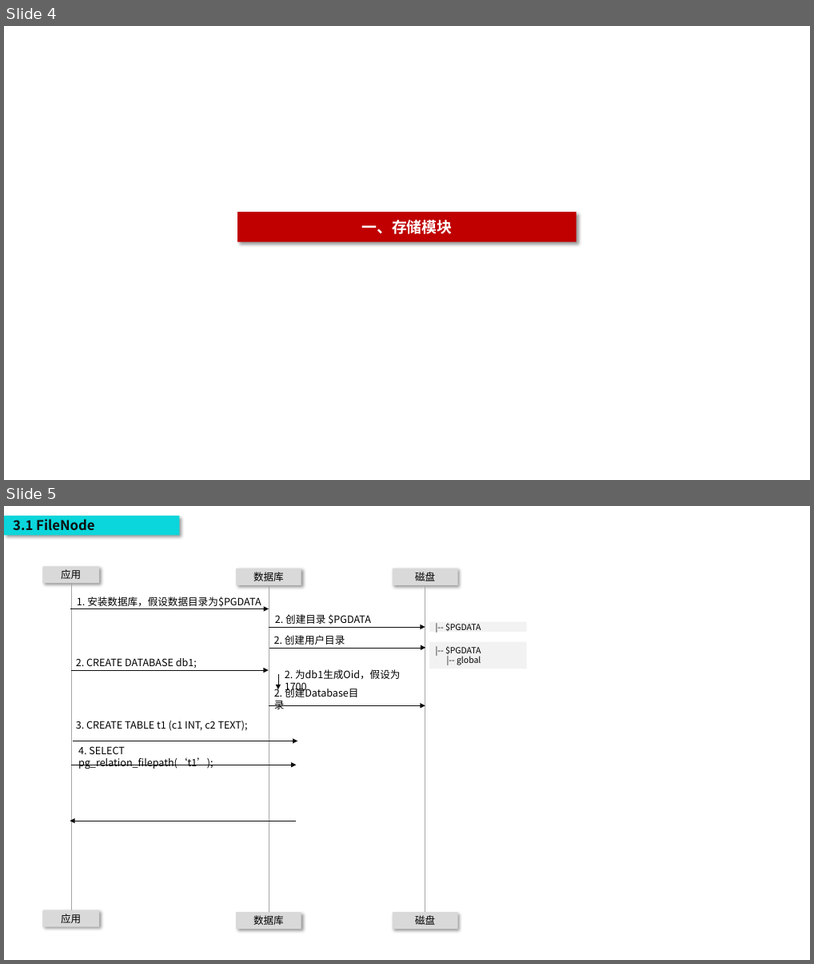
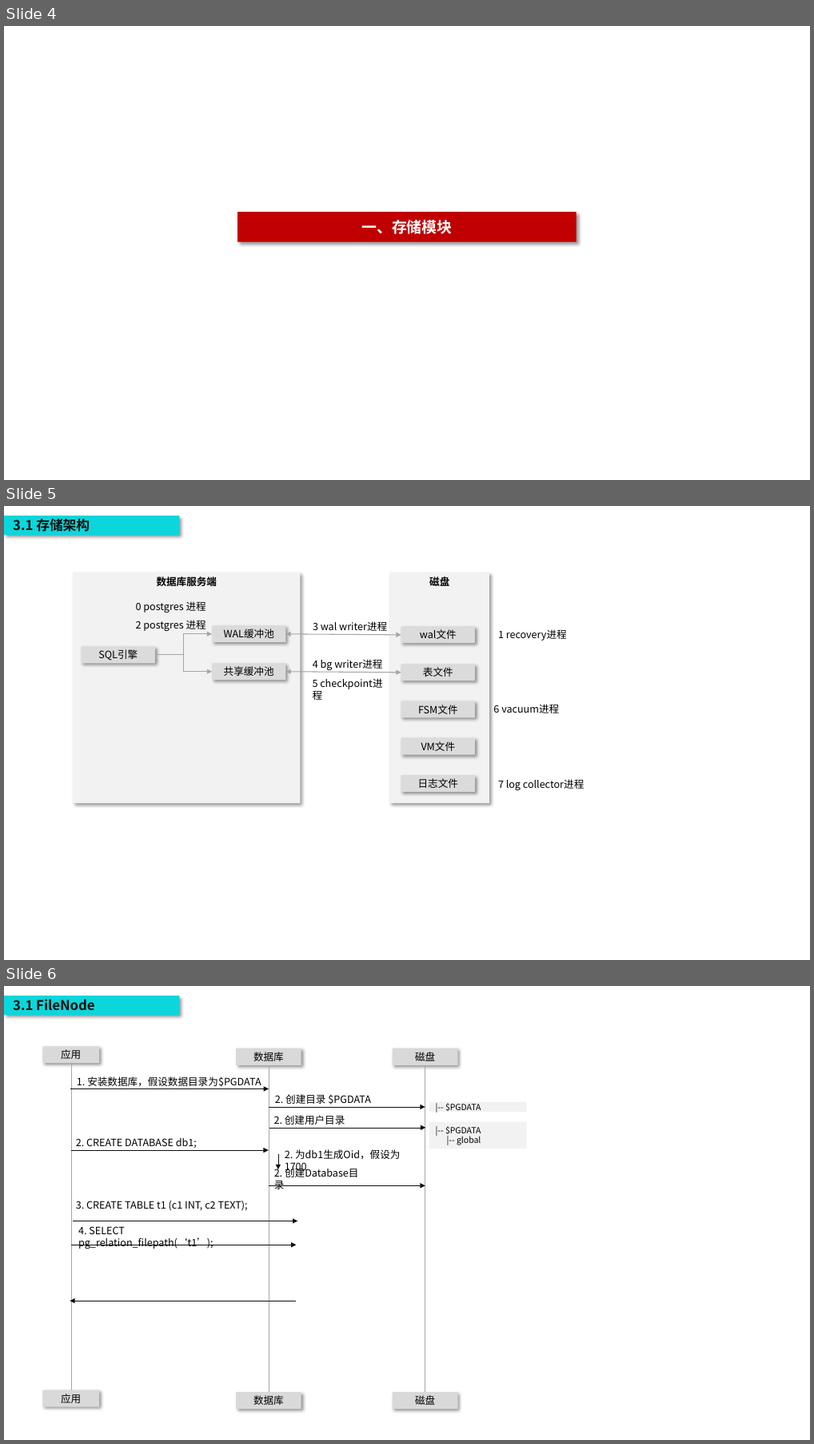
Before and after one commit to poorkk/lorand, a slide deck: source/doc/数据库安全.pptx. Shown one above the other, each under a label of ours: slides 4 and 5 before the commit, slides 4, 5 and 6 after it. The pictures are 814x964 and 814x1444 pixels, drawn with LibreOffice and Linux fonts; fonts in the diff are those of the drawing. Boxes give left, top, right and bottom in pixels: in the first picture for what was removed or moved away, otherwise in the second. Text is boxed around its words. In the diff, an @@ line names an element or a change of style, - is before the commit and + after.

```diff
--- a/source/doc/数据库安全.pptx
+++ b/source/doc/数据库安全.pptx
@@ slide 5 added at [4, 506, 810, 960], background #FFFFFF @@
@@ rectangle added at [4, 516, 179, 535], fill #0BD6DB, 16 pt, text #0D0D0D, bold @@
+3.1 存储架构
@@ rectangle added at [73, 572, 301, 803], fill #F2F2F2, 12 pt, text #000000, bold @@
+数据库服务端
@@ rectangle added at [390, 572, 490, 803], fill #F2F2F2, 12 pt, text #000000, bold @@
+磁盘
@@ text added at [136, 601, 206, 612], 12 pt, text #000000 @@
+0 postgres 进程
@@ text added at [136, 620, 206, 631], 12 pt, text #000000 @@
+2 postgres 进程
@@ text added at [313, 621, 387, 631], 12 pt, text #000000 @@
+3 wal writer进程
@@ rectangle added at [82, 646, 155, 663], fill #DBDBDB, 12 pt, text #000000 @@
+SQL引擎
@@ elbow arrow added from (155, 655) to (212, 634), #A5A5A5 1 pt @@
@@ rectangle added at [212, 626, 286, 642], fill #DBDBDB, 12 pt, text #000000 @@
+WAL缓冲池
@@ double arrow added from (286, 634) to (402, 635), #A5A5A5 1 pt @@
@@ rectangle added at [402, 626, 475, 643], fill #DBDBDB, 12 pt, text #000000 @@
+wal文件
@@ text added at [498, 629, 567, 640], 12 pt, text #000000 @@
+1 recovery进程
@@ elbow arrow added from (155, 655) to (212, 672), #A5A5A5 1 pt @@
@@ rectangle added at [212, 664, 286, 680], fill #DBDBDB, 12 pt, text #000000 @@
+共享缓冲池
@@ double arrow added from (286, 672) to (402, 672), #A5A5A5 1 pt @@
@@ text added at [313, 659, 382, 670], 12 pt, text #000000 @@
+4 bg writer进程
@@ rectangle added at [402, 664, 475, 680], fill #DBDBDB, 12 pt, text #000000 @@
+表文件
@@ text added at [313, 680, 318, 687], 12 pt, text #000000 @@
+5 checkpoint进程
@@ rectangle added at [402, 700, 475, 717], fill #DBDBDB, 12 pt, text #000000 @@
+FSM文件
@@ text added at [494, 704, 559, 713], 12 pt, text #000000 @@
+6 vacuum进程
@@ rectangle added at [402, 738, 475, 755], fill #DBDBDB, 12 pt, text #000000 @@
+VM文件
@@ rectangle added at [402, 776, 475, 792], fill #DBDBDB, 12 pt, text #000000 @@
+日志文件
@@ text added at [498, 779, 584, 790], 12 pt, text #000000 @@
+7 log collector进程
@@ what was slide 5 is now slide 6 @@
```
Also in this commit, not shown: 5 slides changed, 4 other slides added, 22 other files.
